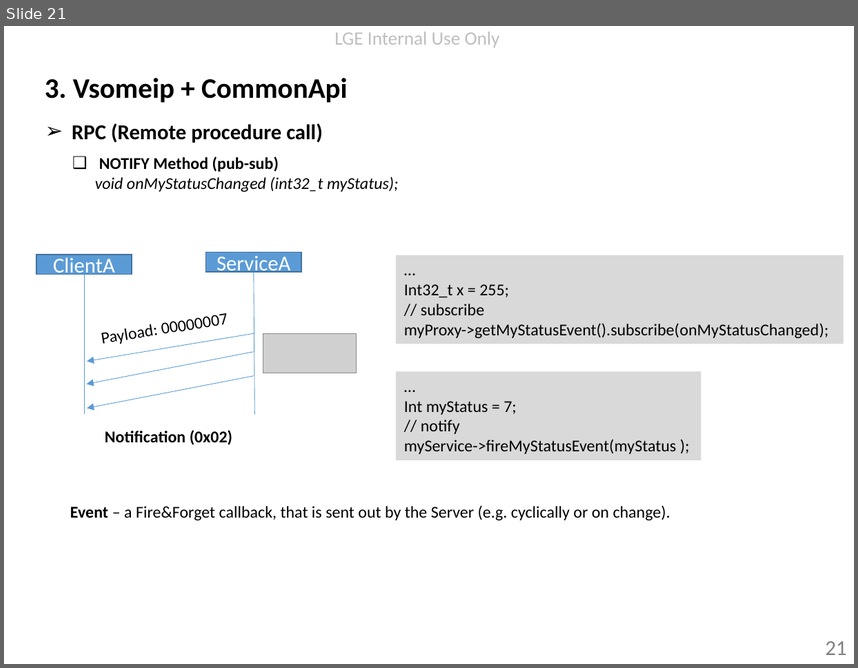
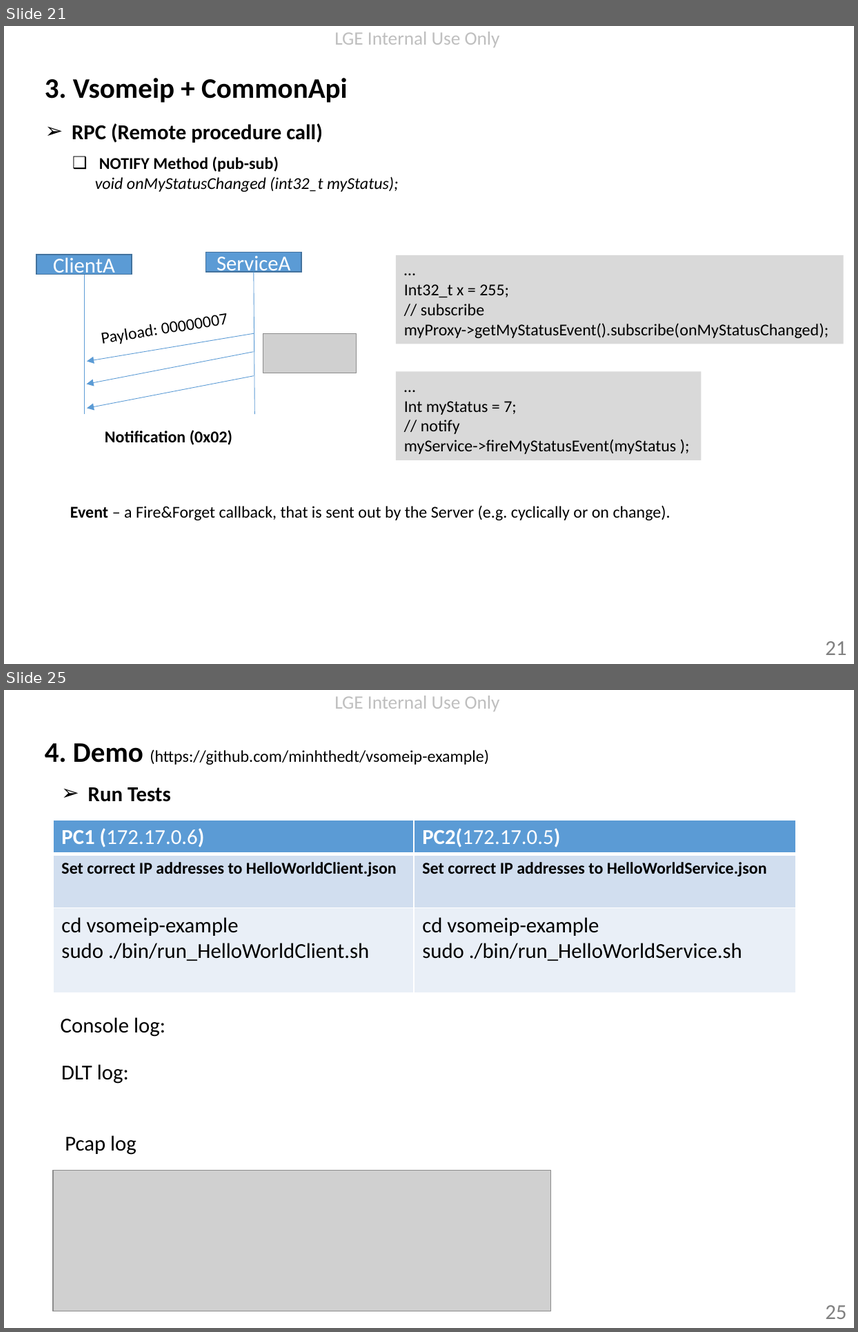
Before and after one commit to minhthedt/vsomeip-example, a slide deck: doc/Vsomeip knowledge.pptx. Shown one above the other, each under a label of ours: slide 21 before the commit, slides 21 and 25 after it; the slides between them are not shown. The pictures are 858x668 and 858x1332 pixels, drawn with LibreOffice and Linux fonts; fonts in the diff are those of the drawing; grey boxes stand for pictures; background and template pictures are left out. Boxes give left, top, right and bottom in pixels: in the first picture for what was removed or moved away, otherwise in the second. Text is boxed around its words. In the diff, an @@ line names an element or a change of style, - is before the commit and + after.

```diff
--- a/doc/Vsomeip knowledge.pptx
+++ b/doc/Vsomeip knowledge.pptx
@@ slide 25 added at bbox=[4, 690, 854, 1328], background #FFFFFF; not listed: 1 template element that a slide beside it also shows @@
@@ text added at bbox=[45, 743, 489, 765], 14 pt, text #000000 @@
+4. Demo (https://github.com/minhthedt/vsomeip-example)
@@ text added at bbox=[88, 787, 171, 802], 18 pt, text #000000, bold @@
+➢ Run Tests
@@ table added at bbox=[53, 820, 795, 993], 3 rows, 2 columns @@
+PC1 (172.17.0.6) | PC2(172.17.0.5)
+Set correct IP addresses to HelloWorldClient.json | Set correct IP addresses to HelloWorldService.json
+cd vsomeip-example / sudo ./bin/run_HelloWorldClient.sh | cd vsomeip-example / sudo ./bin/run_HelloWorldService.sh
@@ text added at bbox=[61, 1017, 165, 1036], 18 pt, text #000000 @@
+Console log:
@@ text added at bbox=[61, 1064, 129, 1083], 18 pt, text #000000 @@
+DLT log:
@@ text added at bbox=[65, 1135, 136, 1154], 18 pt, text #000000 @@
+Pcap log
@@ picture added at bbox=[53, 1170, 550, 1310] @@
@@ page number added at bbox=[825, 1305, 846, 1319], 18 pt, text #808080 @@
+25
```
Also in this commit, not shown: 2 slides changed, 2 other slides added, 4 other files.
